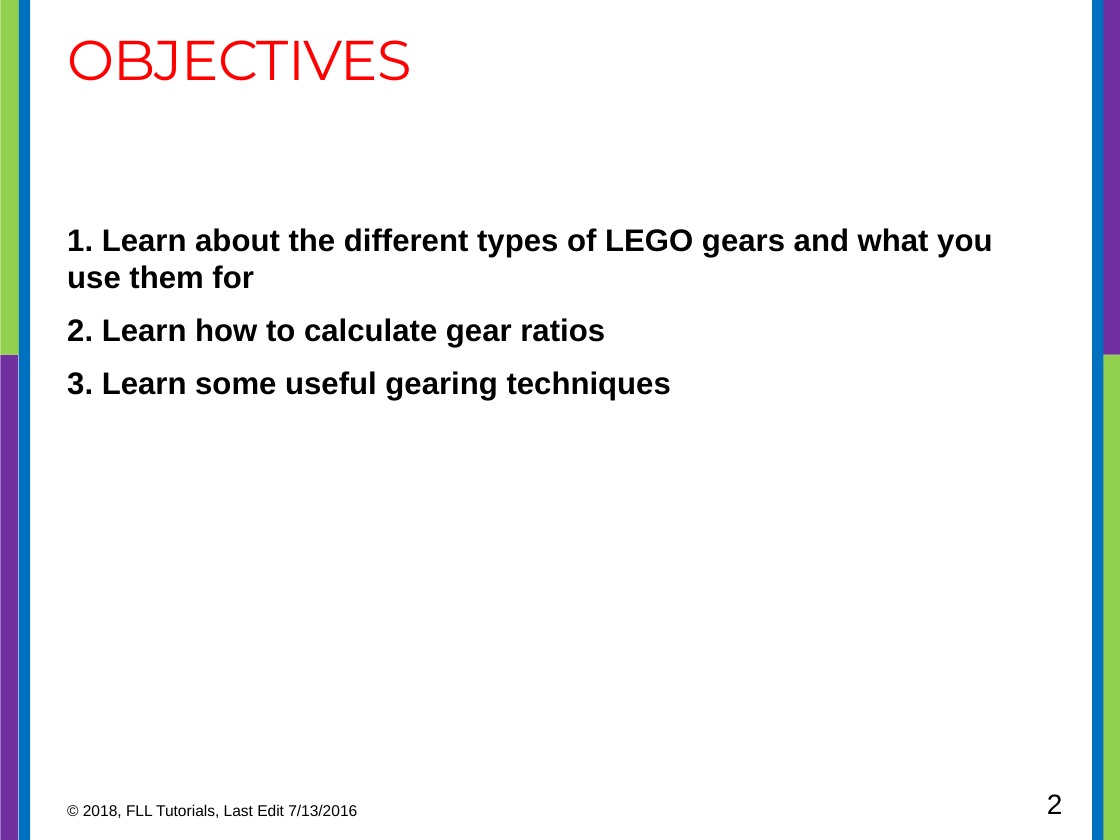
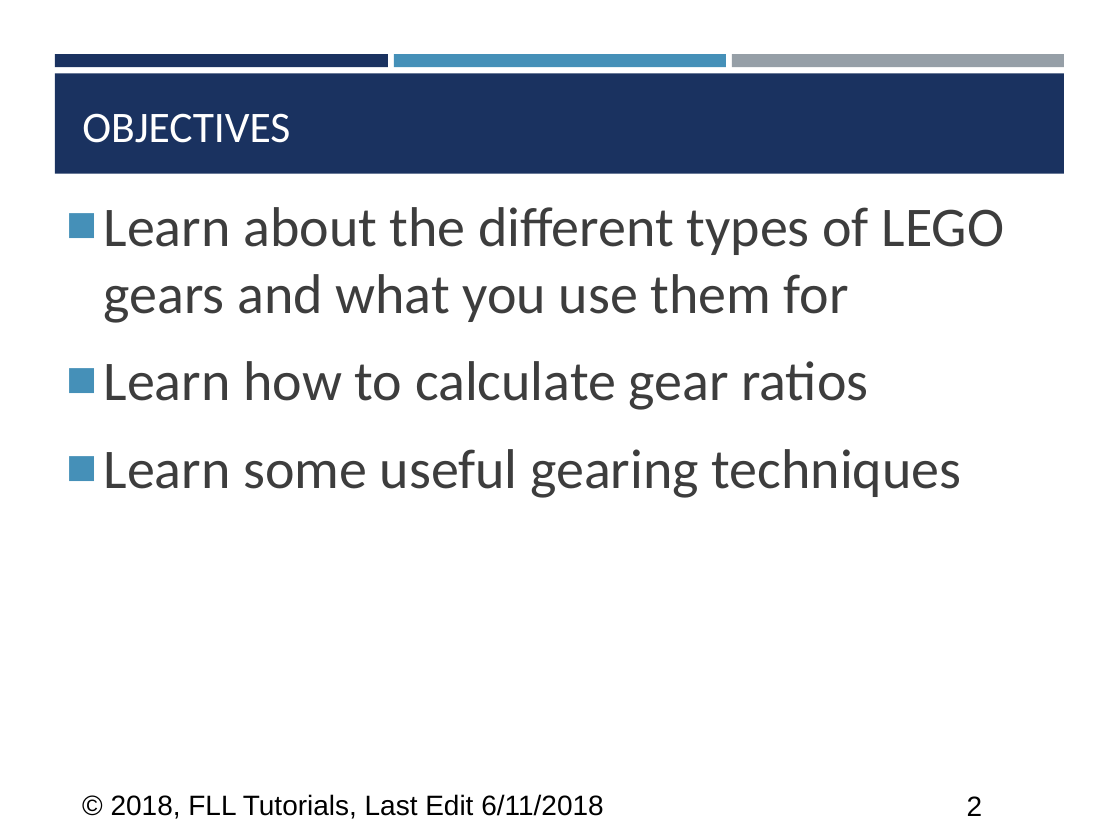
Before and after one commit to ev3lessons/FLL-Tutorials, a slide deck: slide 2 of translations/en-us/RobotGame/Gears.pptx. Drawn at 1120x840 pixels with LibreOffice and Linux fonts; fonts in the diff are those of the drawing. Boxes give left, top, right and bottom in pixels: in the first picture for what was removed or moved away, otherwise in the second. Text is boxed around its words. In the diff, an @@ line names an element or a change of style, - is before the commit and + after.

```diff
--- a/translations/en-us/RobotGame/Gears.pptx
+++ b/translations/en-us/RobotGame/Gears.pptx
@@ rectangle removed at [0, 0, 22, 355] @@
@@ rectangle removed at [19, 0, 30, 840] @@
@@ rectangle removed at [1092, 0, 1103, 840] @@
@@ rectangle removed at [1098, 0, 1120, 355] @@
@@ rectangle added at [55, 54, 388, 67], fill #1A3260 @@
@@ rectangle added at [394, 54, 726, 67], fill #4590B8 @@
@@ rectangle added at [732, 54, 1064, 67], fill #969FA7 @@
@@ rectangle added at [55, 74, 1064, 174], fill #1A3260 @@
@@ title "OBJECTIVES": place and size @@
-title "OBJECTIVES" at [67, 40, 412, 81]
+title "OBJECTIVES" at [82, 113, 290, 143]
@@ title "OBJECTIVES" at [82, 113, 290, 143]: size 36 to 28 pt, font Montserrat to Calibri, text colour #FF0000 to #FFFFFF, letter spacing -0.6 to 0 pt; vertical alignment top to bottom @@
@@ text at [104, 207, 1005, 498]: text changed; size 20 to 36 pt; font Arial to Calibri; text colour #000000 to #3D3D3D; bold off @@
-1. Learn about the different types of LEGO gears and what you use them for
-2. Learn how to calculate gear ratios
-3. Learn some useful gearing techniques
+■ Learn about the different types of LEGO gears and what you use them for
+■ Learn how to calculate gear ratios
+■ Learn some useful gearing techniques
@@ rectangle removed at [0, 355, 18, 840] @@
@@ rectangle removed at [1102, 355, 1120, 840] @@
@@ text at [111, 794, 603, 819]: text changed; size 10 to 18 pt @@
-© 2018, FLL Tutorials, Last Edit 7/13/2016
+© 2018, FLL Tutorials, Last Edit 6/11/2018
@@ page number: place and size @@
-page number at [1047, 794, 1063, 814]
+page number at [967, 796, 983, 816]
```
Also in this commit, not shown: 14 other slides changed, 18 other files.
